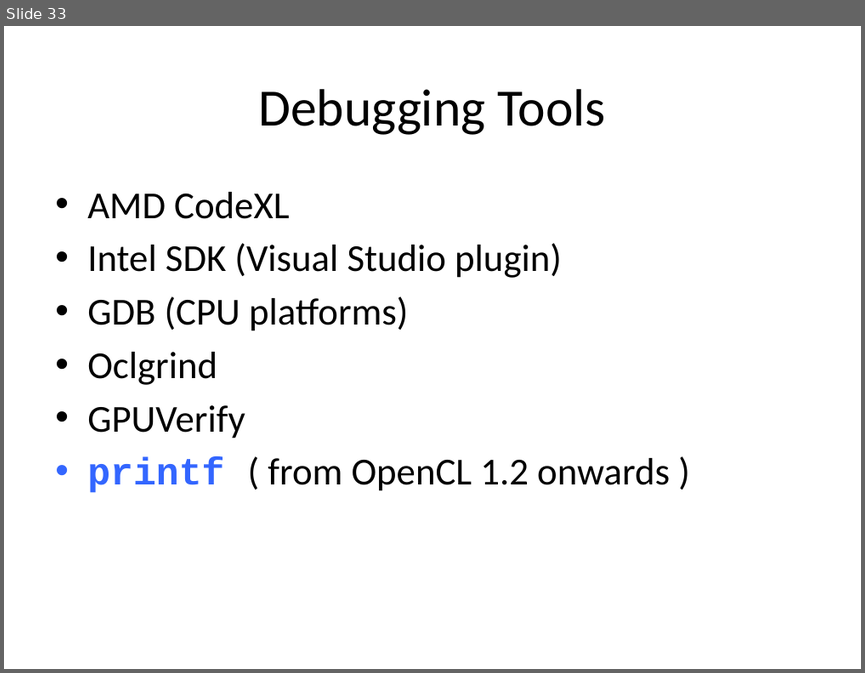
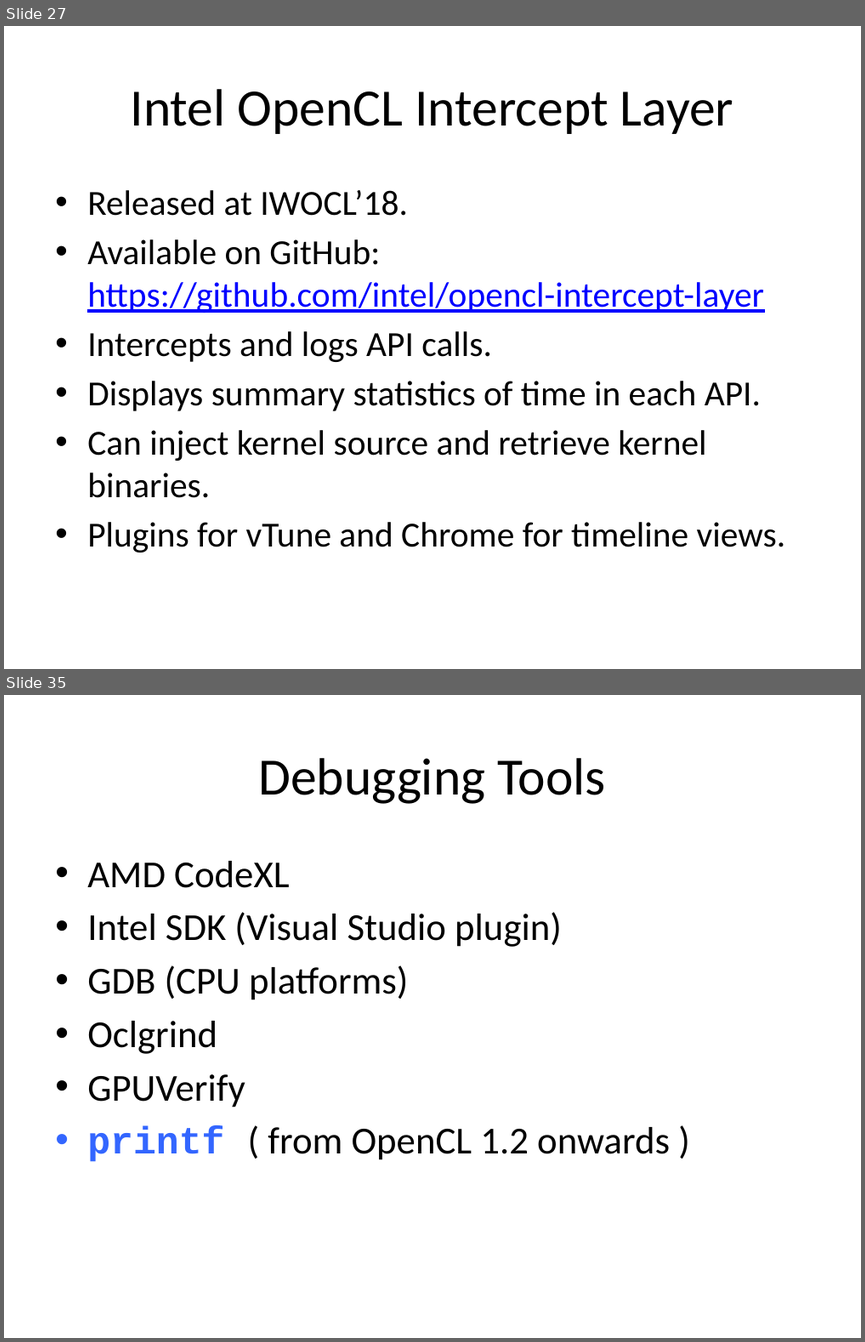
Before and after one commit to UoB-HPC/opencl-training-slides, a slide deck: advanced_part3.pptx. Shown one above the other, each under a label of ours: slide 33 before the commit, slides 27 and 35 after it; the slides between them are not shown. The pictures are 865x673 and 865x1342 pixels, drawn with LibreOffice and Linux fonts; fonts in the diff are those of the drawing. Boxes give left, top, right and bottom in pixels: in the first picture for what was removed or moved away, otherwise in the second. Text is boxed around its words. In the diff, an @@ line names an element or a change of style, - is before the commit and + after.

Commit message:
Ported advanced part 3 to C
  - Added Intel Intercept tool slide
  - Reinstated a lot of the profiler/debugger slides
  - Duplicated and hid the C++ slides, and converted to C

```diff
--- a/advanced_part3.pptx
+++ b/advanced_part3.pptx
@@ slide 27 added at (4, 26, 861, 669), background #FFFFFF @@
@@ title added at (131, 89, 733, 134), 44 pt, text #000000 @@
+Intel OpenCL Intercept Layer
@@ text added at (87, 190, 786, 552), 29.6 pt, text #000000 @@
+• Released at IWOCL’18.
+• Available on GitHub: https://github.com/intel/opencl-intercept-layer
+• Intercepts and logs API calls.
+• Displays summary statistics of time in each API.
+• Can inject kernel source and retrieve kernel binaries.
+• Plugins for vTune and Chrome for timeline views.
@@ what was slide 33 is now slide 35 @@
```
Also in this commit, not shown: 19 slides changed, 7 other slides added.
